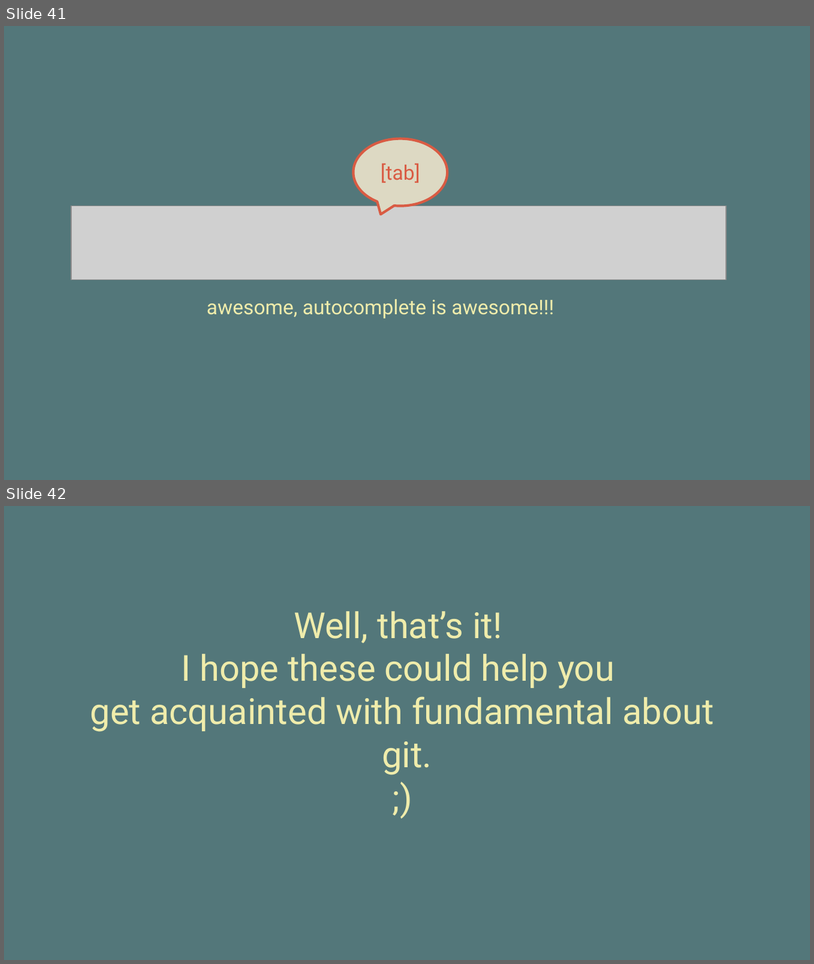
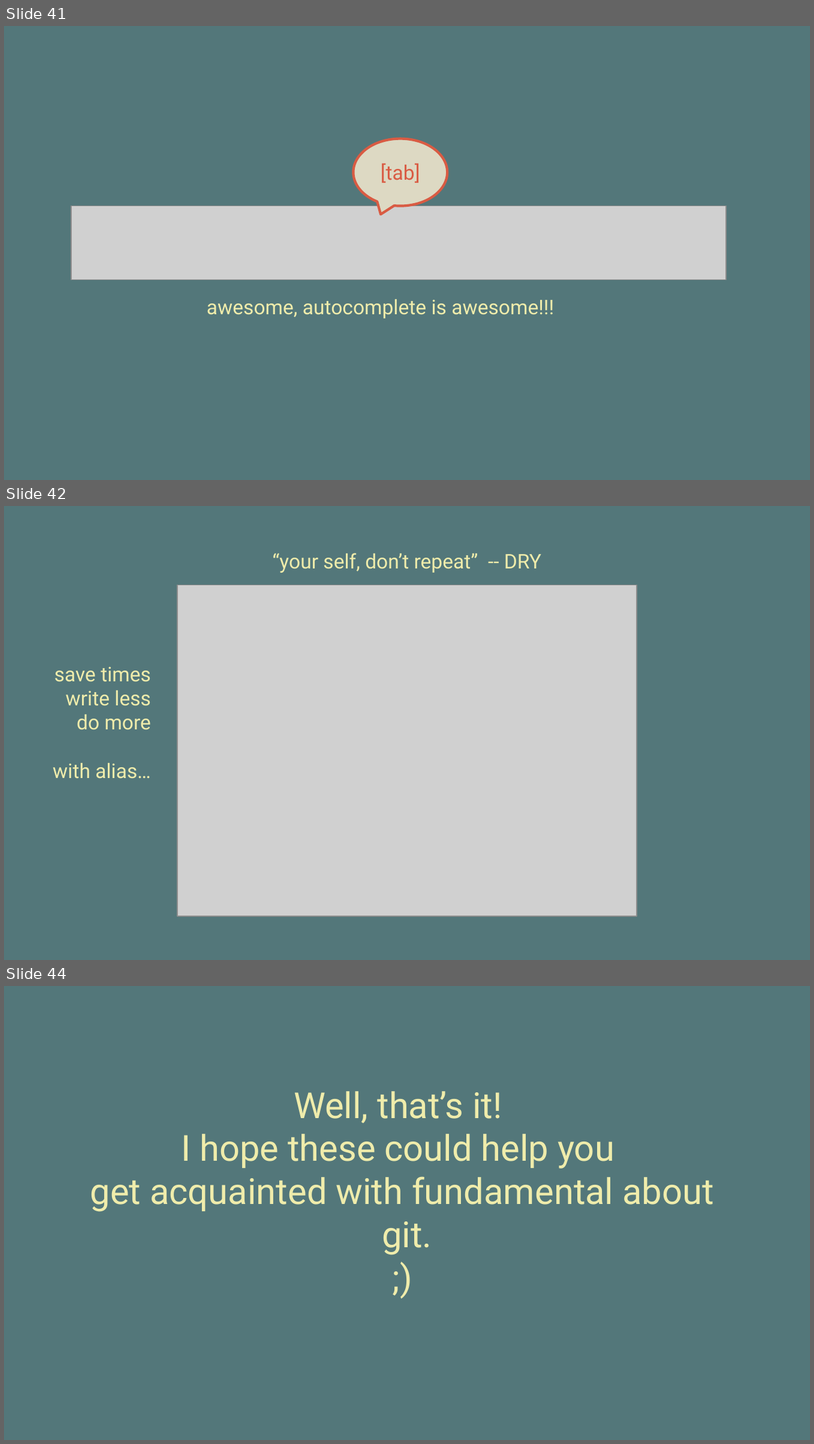
Before and after one commit to vinhnx/Git-for-beginners, a slide deck: git-beginner.pptx. Shown one above the other, each under a label of ours: slides 41 and 42 before the commit, slides 41, 42 and 44 after it; the slides between them are not shown. The pictures are 814x964 and 814x1444 pixels, drawn with LibreOffice and Linux fonts; fonts in the diff are those of the drawing; grey boxes stand for pictures. Boxes give left, top, right and bottom in pixels: in the first picture for what was removed or moved away, otherwise in the second. Text is boxed around its words. In the diff, an @@ line names an element or a change of style, - is before the commit and + after.

```diff
--- a/git-beginner.pptx
+++ b/git-beginner.pptx
@@ slide 42 added at box(4, 506, 810, 960), background #53777A @@
@@ text added at box(273, 553, 542, 573), 18 pt, text #EFECAB @@
+“your self, don’t repeat” -- DRY
@@ picture added at box(177, 585, 637, 916) @@
@@ text added at box(53, 667, 152, 778), 18 pt, text #EFECAB @@
+save times
+write less
+do more
+with alias…
@@ what was slide 42 is now slide 44 @@
```
Also in this commit, not shown: 2 slides changed, 1 other slide added, 1 other file.
